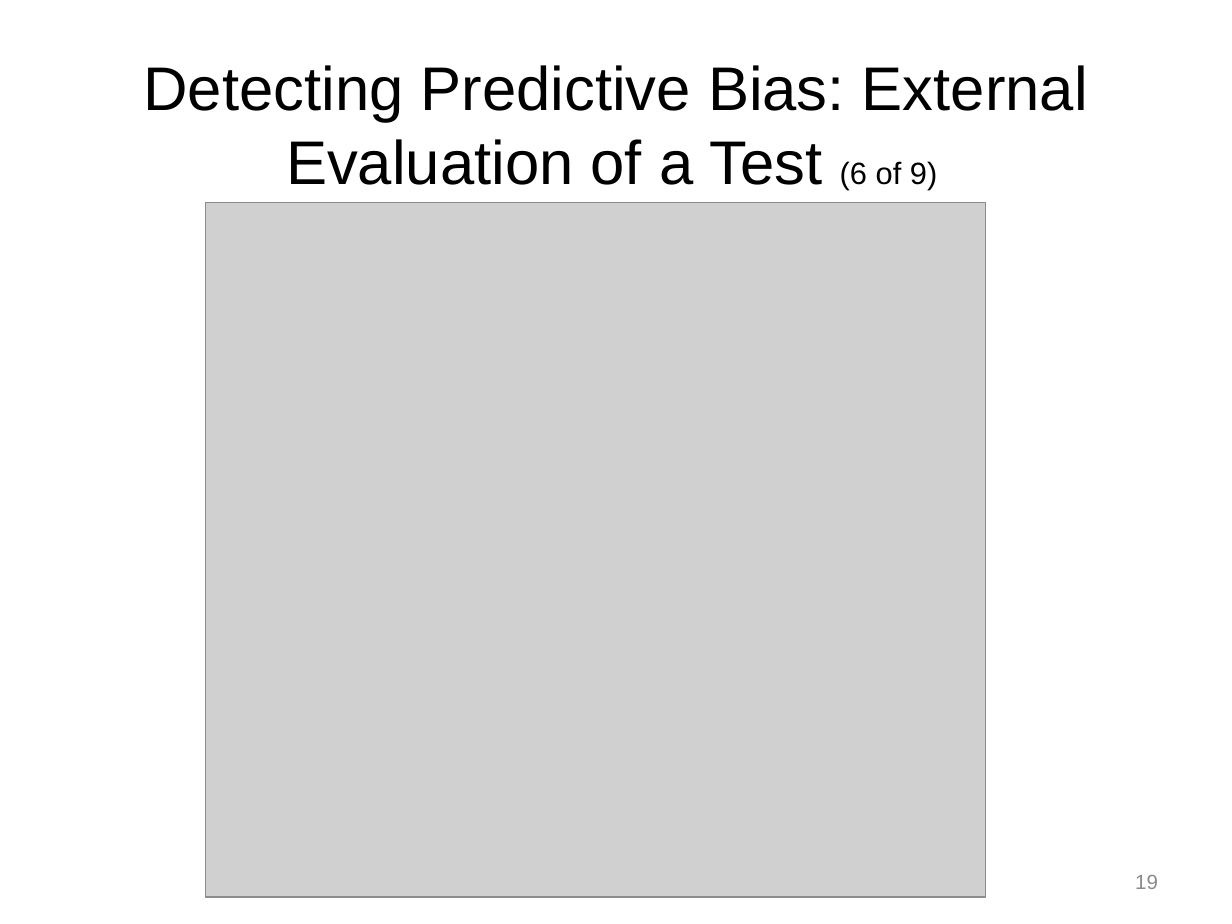
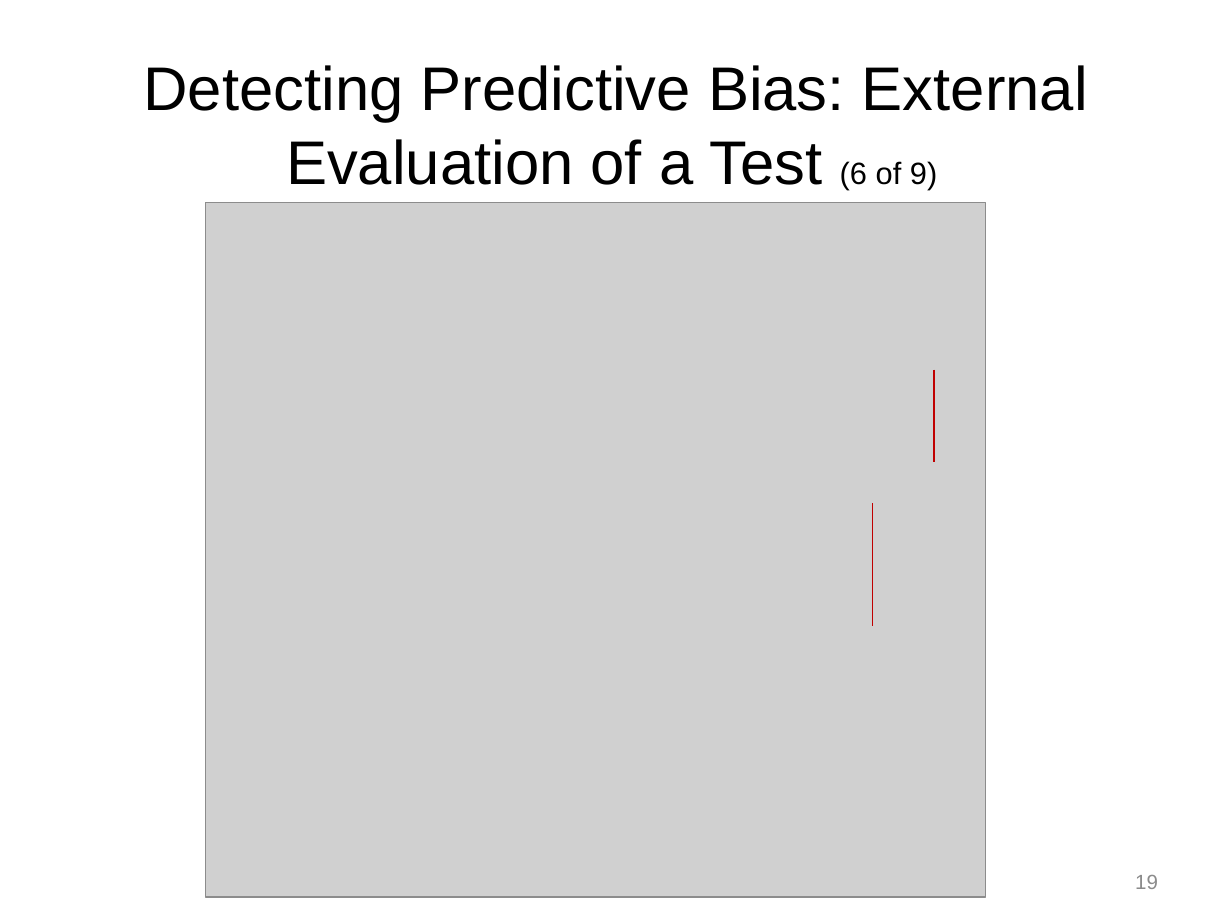
Before and after one commit to npm27/Teaching-Materials, a slide deck: slide 19 of Tests and Eval/Slides/10 Chapter 11.pptx. Drawn at 1232x924 pixels with LibreOffice and Linux fonts; fonts in the diff are those of the drawing; grey boxes stand for pictures. Boxes give left, top, right and bottom in pixels: in the first picture for what was removed or moved away, otherwise in the second. Text is boxed around its words. In the diff, an @@ line names an element or a change of style, - is before the commit and + after.

```diff
--- a/Tests and Eval/Slides/10 Chapter 11.pptx
+++ b/Tests and Eval/Slides/10 Chapter 11.pptx
@@ line added from (934, 370) to (934, 462), #C00000 1 pt @@
@@ line added from (872, 503) to (872, 626), #C00000 1 pt @@
```
Also in this commit, not shown: 6 other slides changed, 2 other files.
